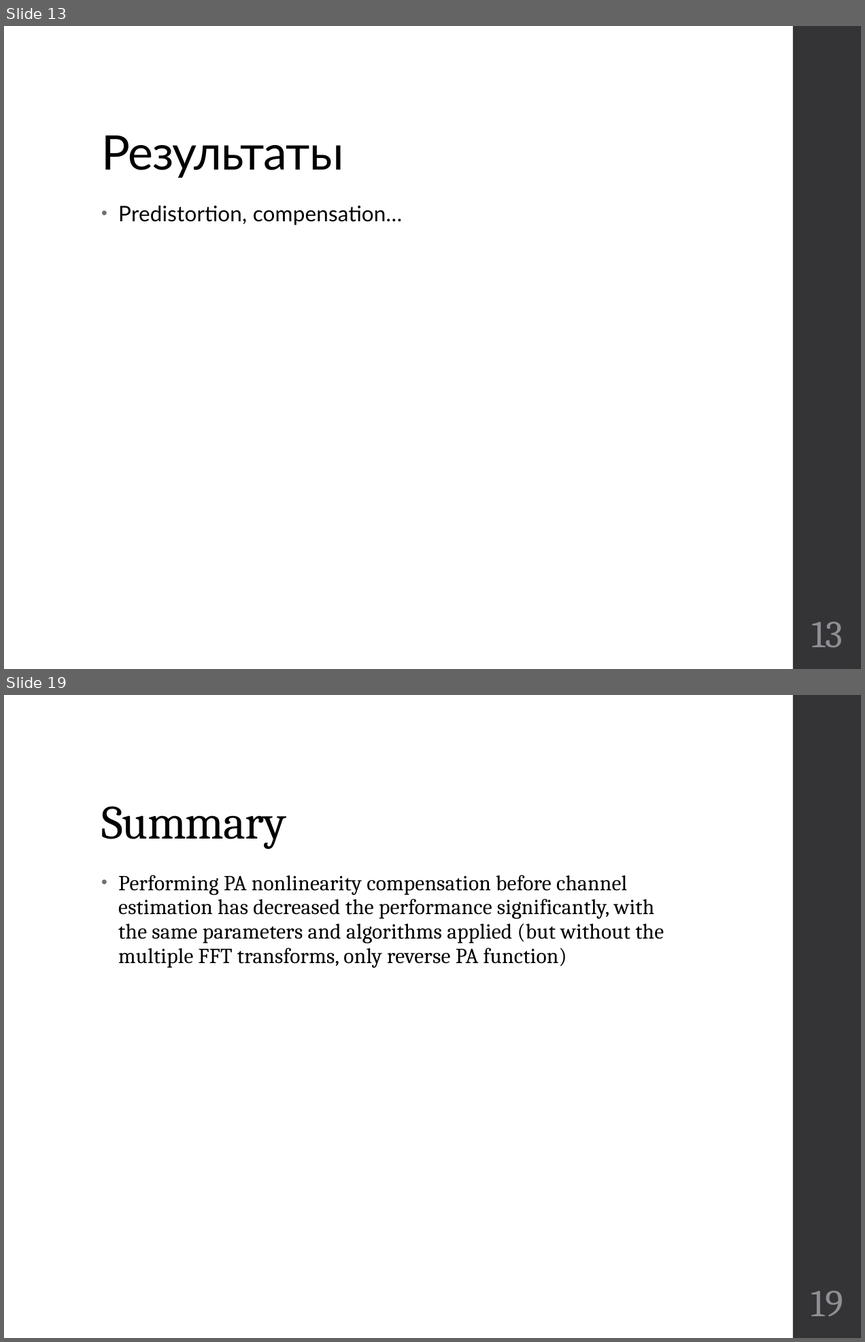
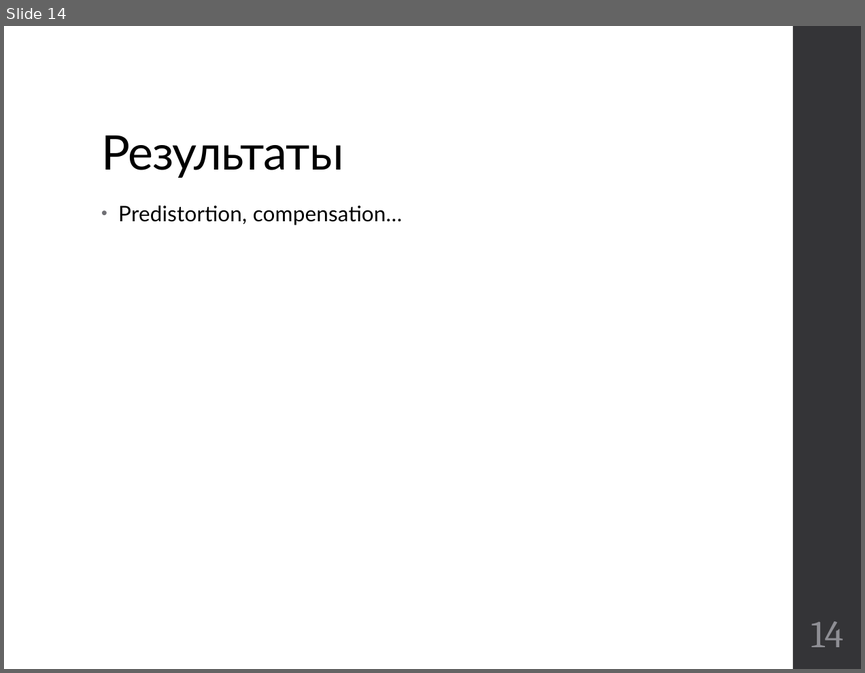
Before and after one commit to kannab98/graduation-paper, a slide deck: Presentation.pptx. Shown one above the other, each under a label of ours: slides 13 and 19 before the commit, slide 14 after it; the slides between them are not shown. The pictures are 865x1342 and 865x673 pixels, drawn with LibreOffice and Linux fonts; fonts in the diff are those of the drawing. Boxes give left, top, right and bottom in pixels: in the first picture for what was removed or moved away, otherwise in the second. Text is boxed around its words. In the diff, an @@ line names an element or a change of style, - is before the commit and + after.

```diff
--- a/Presentation.pptx
+++ b/Presentation.pptx
@@ slide 19 removed at (4, 695, 861, 1338), background #FFFFFF; not listed: 1 template element that a slide beside it also shows @@
@@ title removed at (101, 806, 286, 849) @@
-Summary
@@ text removed at (118, 875, 664, 968) @@
-• Performing PA nonlinearity compensation before channel estimation has decreased the performance significantly, with the same parameters and algorithms applied (but without the multiple FFT transforms, only reverse PA function)
@@ page number removed at (811, 1290, 843, 1316) @@
-19
@@ what was slide 13 is now slide 14 @@
@@ page number at (810, 621, 843, 647): text changed @@
-13
+14
```
Also in this commit, not shown: 6 slides changed, 1 slide added, 9 other slides removed, 2 other files.
